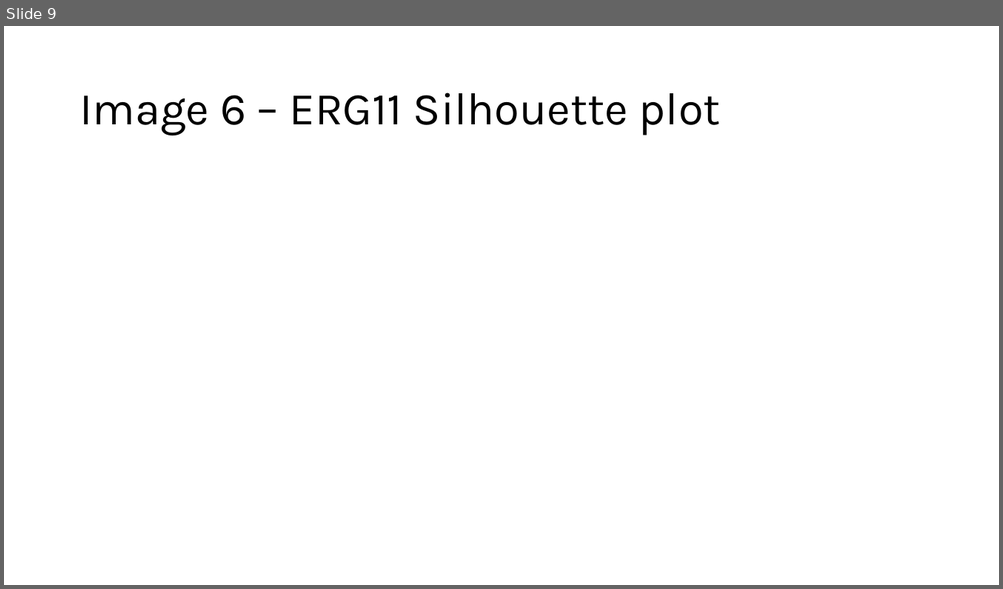
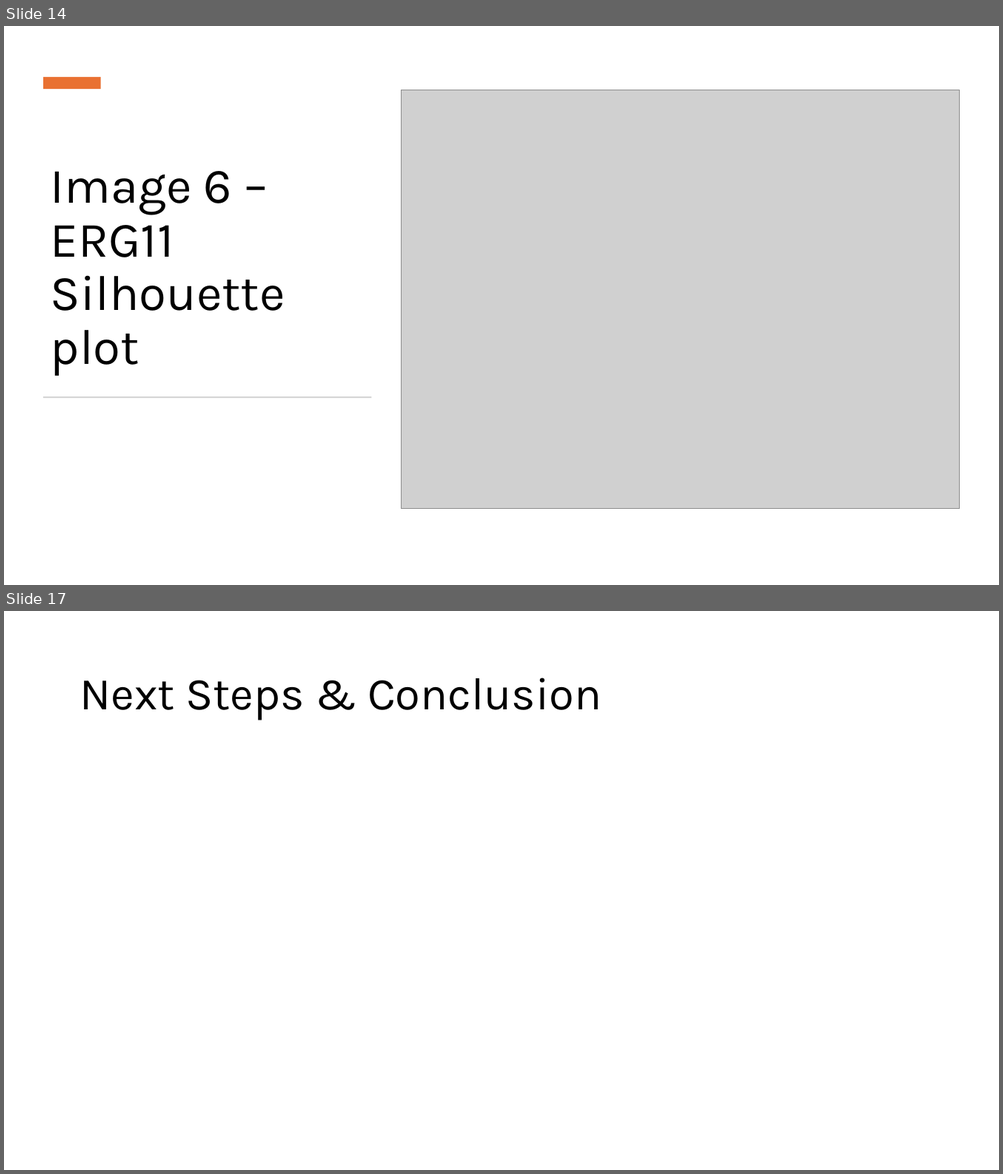
Before and after one commit to snsaiphoo/binf6210_assignment4, a slide deck: doc/Candida Comparison.pptx. Shown one above the other, each under a label of ours: slide 9 before the commit, slides 14 and 17 after it; the slides between them are not shown. The pictures are 1003x589 and 1003x1174 pixels, drawn with LibreOffice and Linux fonts; fonts in the diff are those of the drawing; grey boxes stand for pictures. Boxes give left, top, right and bottom in pixels: in the first picture for what was removed or moved away, otherwise in the second. Text is boxed around its words. In the diff, an @@ line names an element or a change of style, - is before the commit and + after.

```diff
--- a/doc/Candida Comparison.pptx
+++ b/doc/Candida Comparison.pptx
@@ slide 17 added at bbox=[4, 611, 999, 1170], background #FFFFFF @@
@@ title added at bbox=[79, 678, 601, 721], 44 pt, text #000000 @@
+Next Steps & Conclusion
@@ what was slide 9 is now slide 14 @@
@@ slide 14 changed as well @@
@@ rectangle added at bbox=[43, 77, 101, 89], fill #E97132 @@
@@ picture added at bbox=[401, 90, 960, 509] @@
@@ title "Image 6 – ERG11 Silhouette ...": place and size @@
-title "Image 6 – ERG11 Silhouette ..." at bbox=[79, 93, 720, 136]
+title "Image 6 – ERG11 Silhouette ..." at bbox=[51, 171, 285, 376]
@@ title "Image 6 – ERG11 Silhouette ..." at bbox=[51, 171, 285, 376]: size 44 to 48 pt; vertical alignment middle to bottom @@
@@ rectangle added at bbox=[43, 397, 372, 398], fill #D5D5D5 @@
```
Also in this commit, not shown: 8 other slides changed, 10 other slides added, 1 slide removed, 18 other files.
